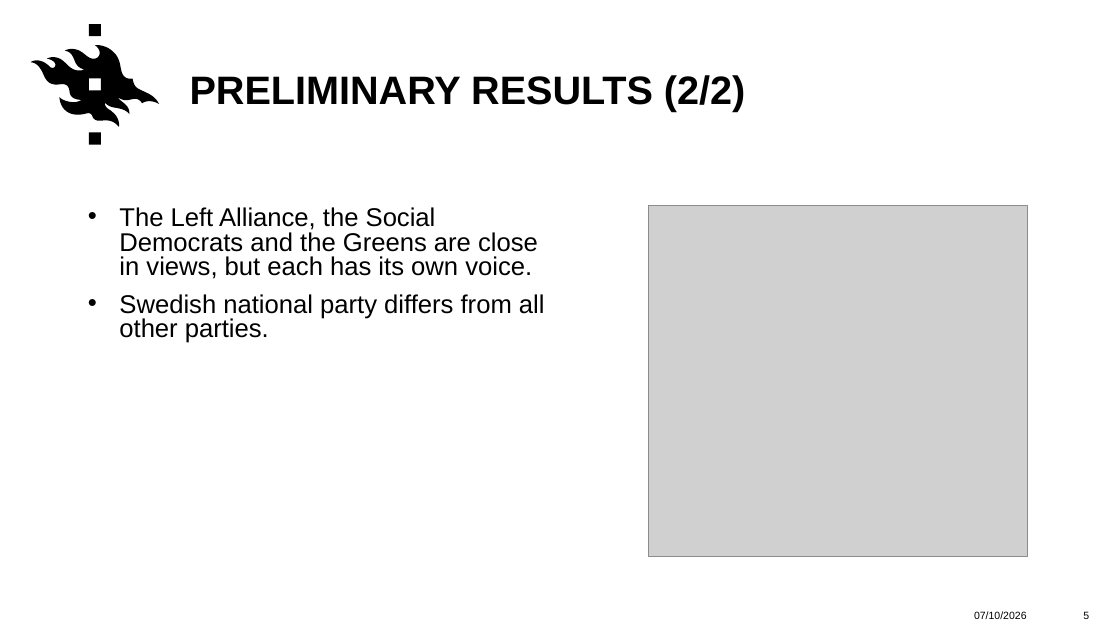
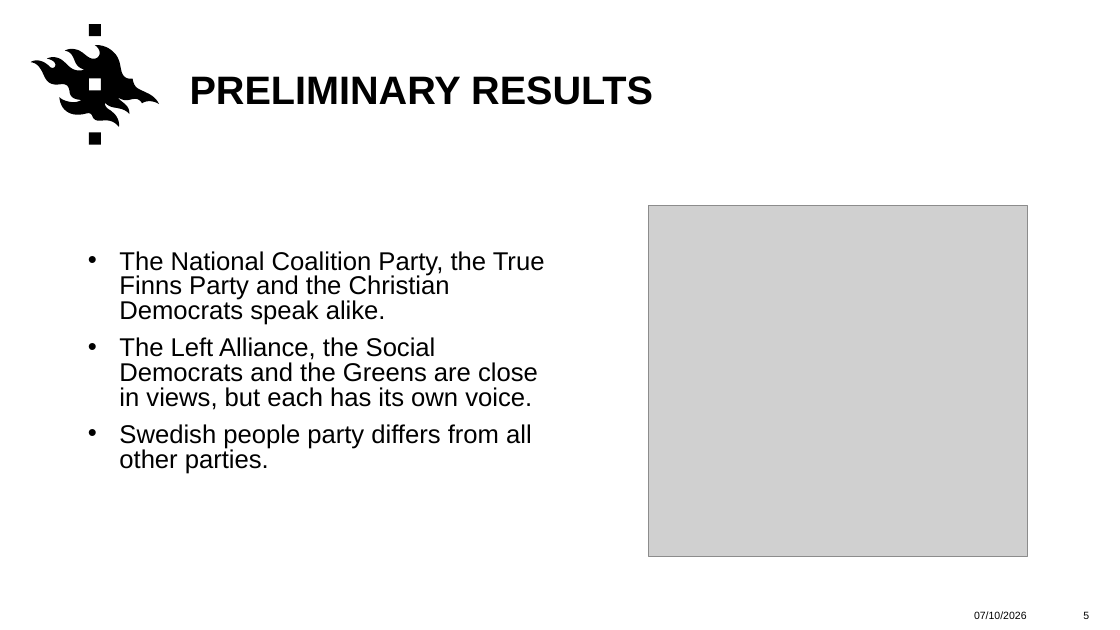
Before and after one commit to jtompuri/data-science-mini-project, a slide deck: slide 5 of Pitch.pptx. Drawn at 1120x630 pixels with LibreOffice and Linux fonts; fonts in the diff are those of the drawing; grey boxes stand for pictures; background and template pictures are left out. Boxes give left, top, right and bottom in pixels: in the first picture for what was removed or moved away, otherwise in the second. Text is boxed around its words. In the diff, an @@ line names an element or a change of style, - is before the commit and + after.

```diff
--- a/Pitch.pptx
+++ b/Pitch.pptx
@@ title at (x1=190, y1=76, x2=653, y2=105): text changed @@
-PRELIMINARY RESULTS (2/2)
+PRELIMINARY RESULTS
@@ text at (x1=119, y1=251, x2=545, y2=325): paragraph added @@
+• The National Coalition Party, the True Finns Party and the Christian Democrats speak alike.
@@ text at (x1=119, y1=424, x2=532, y2=474): text changed @@
-• Swedish national party differs from all other parties.
+• Swedish people party differs from all other parties.
```
Also in this commit, not shown: 5 other slides changed, 1 slide added.
